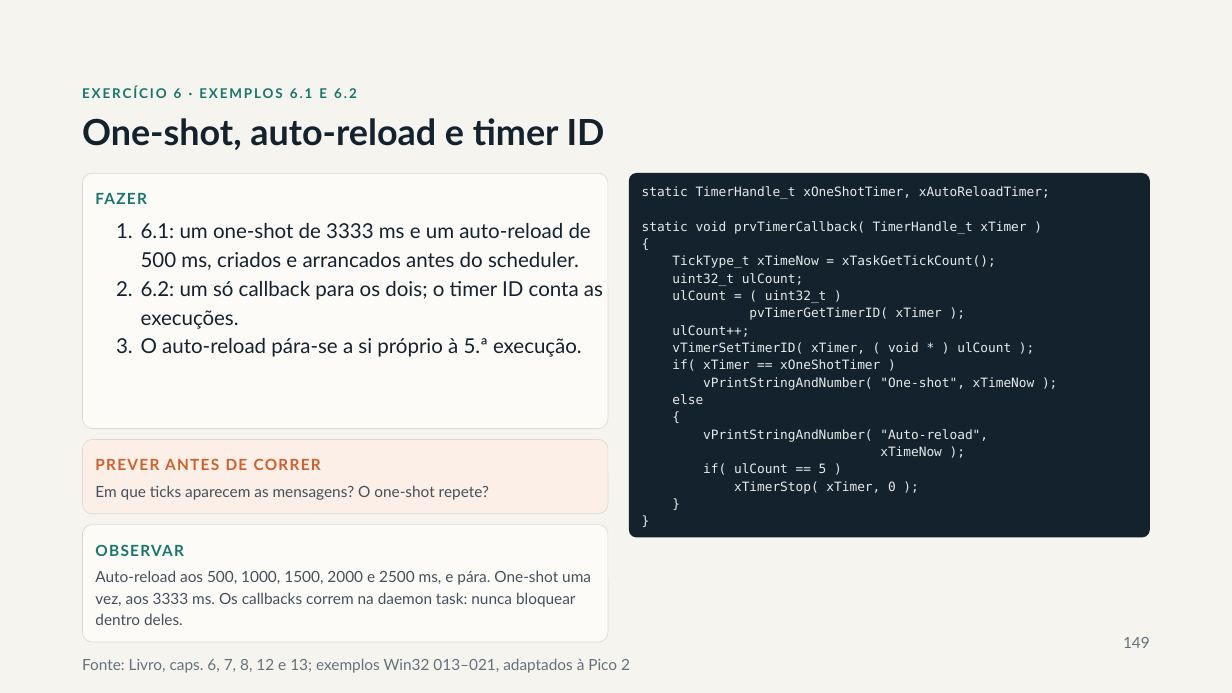
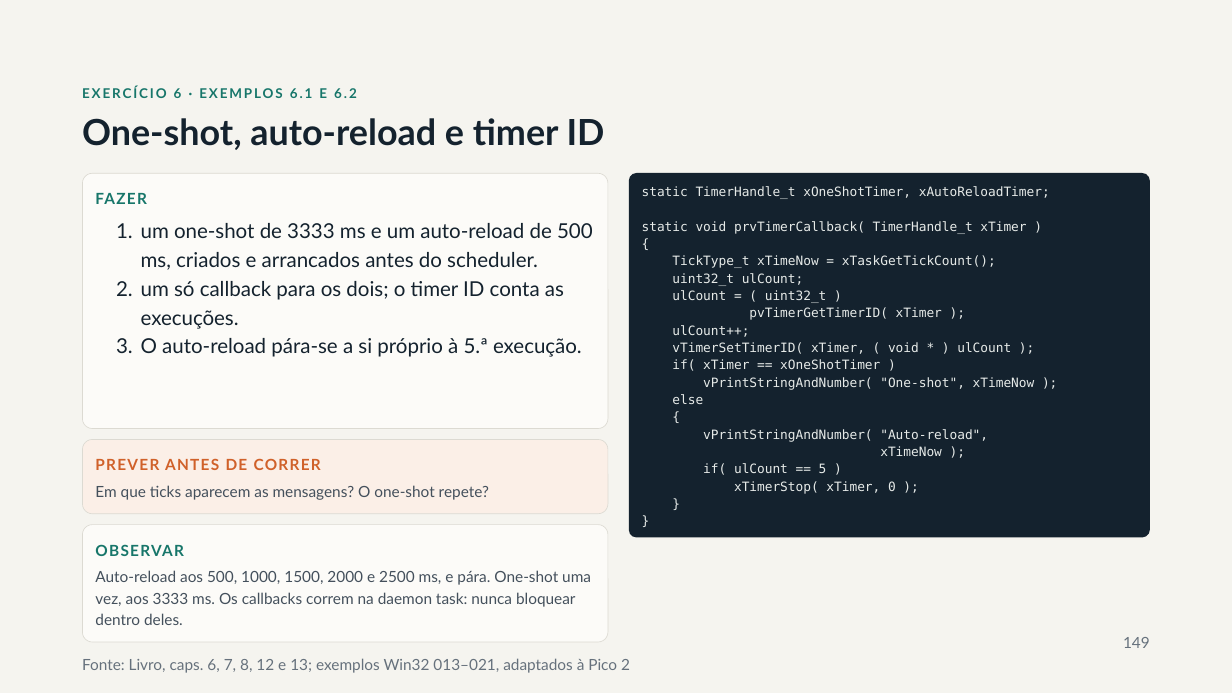
Before and after one commit to RPOA/Formacao_FreeRTOS, a slide deck: slide 149 of Slides/Formação FreeRTOS.pptx. Drawn at 1232x693 pixels with LibreOffice and Linux fonts; fonts in the diff are those of the drawing. Boxes give left, top, right and bottom in pixels: in the first picture for what was removed or moved away, otherwise in the second. Text is boxed around its words. In the diff, an @@ line names an element or a change of style, - is before the commit and + after.

```diff
--- a/Slides/Formação FreeRTOS.pptx
+++ b/Slides/Formação FreeRTOS.pptx
@@ text at (141, 223, 593, 329): text changed @@
-1. 6.1: um one-shot de 3333 ms e um auto-reload de 500 ms, criados e arrancados antes do scheduler.
-2. 6.2: um só callback para os dois; o timer ID conta as execuções.
+1. um one-shot de 3333 ms e um auto-reload de 500 ms, criados e arrancados antes do scheduler.
+2. um só callback para os dois; o timer ID conta as execuções.
```
Also in this commit, not shown: 22 other slides changed, 1 slide removed, 1 other file.
